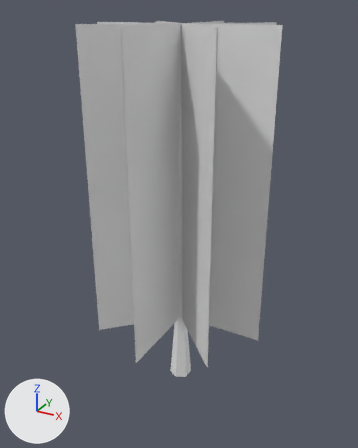
An edit to the glTF model models/world/Tree001.glb, drawn before and after from the same camera.
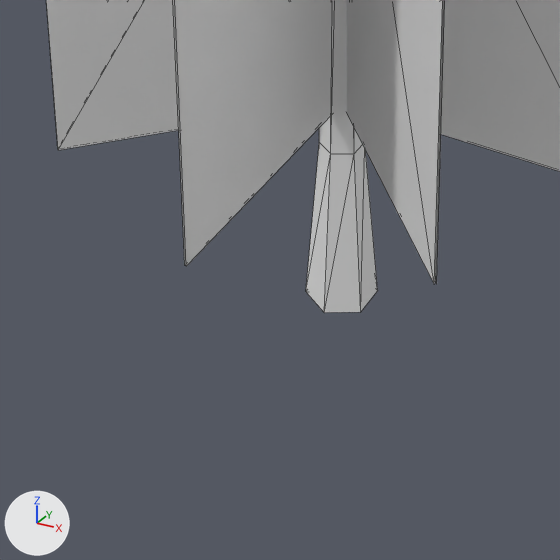
Each version appears first whole from a 50 mm camera at (7.36, -13.52, 12.95) aimed at (-0.27, 0.34, 6.02), and next in a close-up on the part from 23% to 68% of the width and 64% to 100% of the height. Arrows for +X, +Y and +Z are at lower left; the lights stay in place. The close-ups show mesh edges as thin lines. Vertices at the same position are counted once.

In view in the first close-up: 'tree01_obj'.
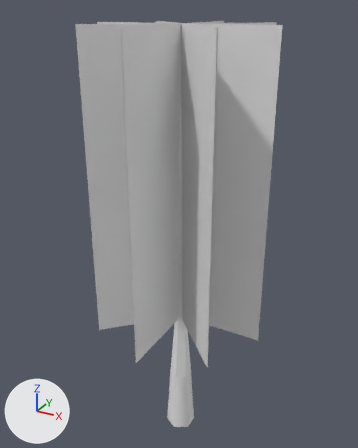
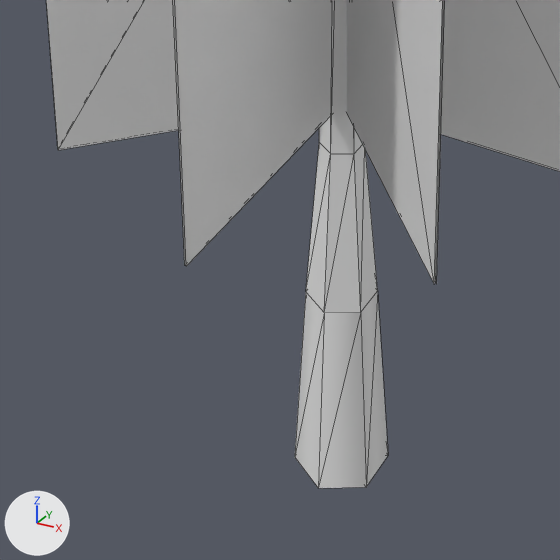
Boxes (x1, y1, x2, y2) around the edits, measured in the close-ups (560 x 560 px):
'tree01_obj', reshaped: before (46, 0, 560, 313); after (46, 0, 560, 488)
part 1 of me_tree01, built on: after (295, 291, 388, 488)

The change, as a list of edits to the scene's bpy script:
```text
Change me_tree01:
    used by ob_tree01_obj; location = (0.0, 0.0, 0.0)
    remove me_tree01.from_pydata(...)  # 52 vertices, 52 faces; spans x -3.0..3.0, y -3.0..3.0, z 0.0..12.5
    add me_tree01.from_pydata(...)  # 58 vertices, 64 faces; spans x -3.0..3.0, y -3.0..3.0, z -2.42..12.5
    me_tree01 part 1
    1 vertex is removed from x 0.0, y 0.0, z 0.0
    6 faces are deleted
    7 vertices are added at x -0.48..0.48, y -0.55..0.55, z -2.42
    18 new faces join them
```
